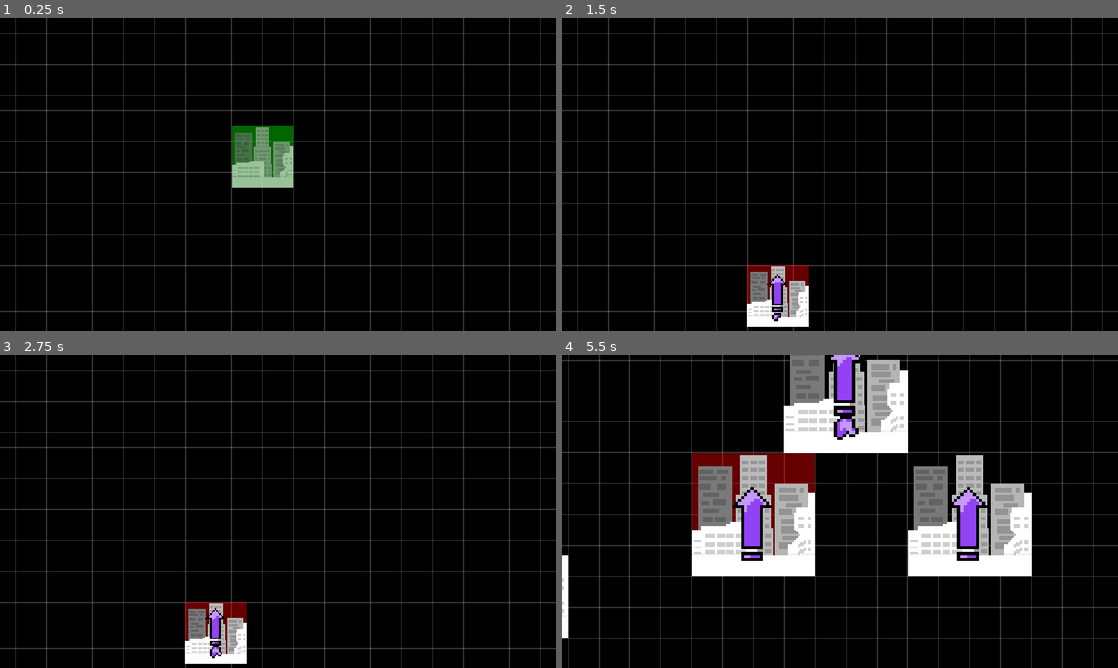
Above: before the commit, frames 1-4 (two rows, left to right).
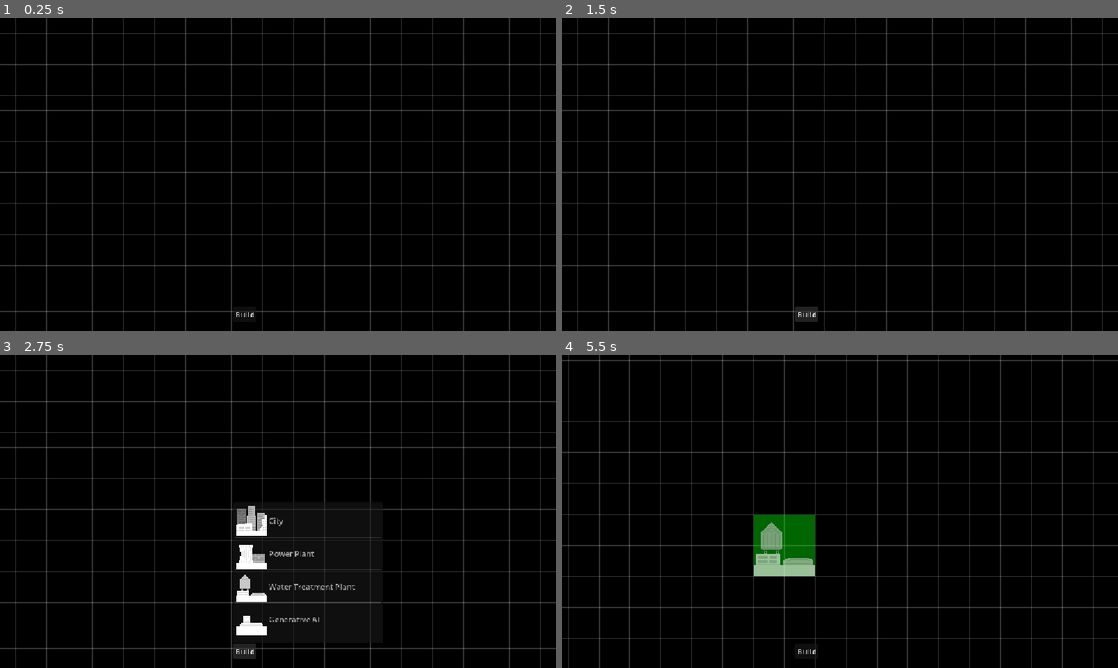
Above: after the commit, the same moments.

Repository: CarlinoCalogero/architect-of-intelligence-board-game
Game: Godot game, scene res://levels/board.tscn
Same seed, same stepped clock (60 frames per second), same inputs: the game is played once before the commit and once after it.
Inputs (mouse positions are in pixels of both pictures, inside the frame that each line leads up to):
- Up to frame 1 (0.25 s): no input
- Up to frame 2 (1.5 s): click (806, 315) at 0.5 s, where only the run after the commit has a clickable "Build"; click (806, 315) at 1.25 s, where only the run after the commit has a clickable "Build"
- Up to frame 3 (2.75 s): click (244, 652) at 2 s, where only the run after the commit has a clickable "Build"
- Up to frame 4 (5.5 s): move the mouse to (962, 495) at 2.77 s; press the mouse at (962, 495) at 2.78 s; move the mouse to (728, 527) at 3.52 s; release the mouse at (728, 527) at 3.53 s; tap Mouse wheel down (scroll_down) at 3.6 s; click (728, 527) at 3.67 s; move the mouse to (895, 442) at 4.27 s; hold Mouse wheel up (scroll_up) 4.28-5.03 s; click (895, 442) at 4.42 s; move the mouse to (812, 574) at 5.02 s; click (812, 574) at 5.1 s

The runs differ from the first frame. In frame 1, 2.2% of the frame differs, in the area x 41-53%, y 34-96%; in frame 2, 2.1%; in frame 3, 3.7%; in frame 4, 21%, in the area x 0-85%, y 0-96%.

Commit message:
added build button and limited builds

Diff:
--- /dev/null
+++ b/domain/structure_resource.gd
@@ -0,0 +1,22 @@
+@tool
+class_name StructureResource
+extends Resource
+
+@export var name: String
+@export var texture: Texture2D
+
+@export var is_building_limited: bool = false:
+	set(value):
+		is_building_limited = value
+		# Forces the Inspector to immediately refresh when you click the checkbox
+		notify_property_list_changed()
+
+@export var limit_amount: int = 1
+
+func _validate_property(property: Dictionary) -> void:
+	# Check if the Inspector is currently trying to draw the "limit_amount" variable
+	if property.name == "limit_amount":
+		if not is_building_limited:
+			# Hide it from the editor, but keep PROPERTY_USAGE_STORAGE so it
+			# doesn't delete your saved data if you accidentally uncheck the box
+			property.usage = PROPERTY_USAGE_STORAGE
--- a/levels/board.tscn
+++ b/levels/board.tscn
@@ -1,12 +1,49 @@
 [gd_scene format=3 uid="uid://nc0lebj58olw"]
 
+[ext_resource type="PackedScene" uid="uid://flb4i7rwdk5e" path="res://system/build_utility.tscn" id="1_bd7e4"]
 [ext_resource type="PackedScene" uid="uid://dm7kygw83oiwf" path="res://system/grid_placement_system.tscn" id="1_j4gyj"]
+[ext_resource type="Script" uid="uid://dsgv5s4ki0om6" path="res://domain/structure_resource.gd" id="2_ict30"]
 [ext_resource type="Texture2D" uid="uid://b815wo5o7yxc4" path="res://sprites/meeples/city.png" id="2_lkk7k"]
 [ext_resource type="PackedScene" uid="uid://2ryqi3lk7cc2" path="res://system/game_camera.tscn" id="3_bd7e4"]
+[ext_resource type="Texture2D" uid="uid://bd8yqo1b7b5v8" path="res://sprites/meeples/power_plant.png" id="4_5qn5g"]
+[ext_resource type="Texture2D" uid="uid://bq2j3701eyief" path="res://sprites/meeples/water_treatment_plant.png" id="5_hixa1"]
+[ext_resource type="Texture2D" uid="uid://c7ytwllm1dwyq" path="res://sprites/meeples/generative_ai_no_tier.png" id="6_b7agx"]
+
+[sub_resource type="Resource" id="Resource_hixa1"]
+script = ExtResource("2_ict30")
+name = "City"
+texture = ExtResource("2_lkk7k")
+metadata/_custom_type_script = "uid://dsgv5s4ki0om6"
+
+[sub_resource type="Resource" id="Resource_b7agx"]
+script = ExtResource("2_ict30")
+name = "Power Plant"
+texture = ExtResource("4_5qn5g")
+metadata/_custom_type_script = "uid://dsgv5s4ki0om6"
+
+[sub_resource type="Resource" id="Resource_2ph8u"]
+script = ExtResource("2_ict30")
+name = "Water Treatment Plant"
+texture = ExtResource("5_hixa1")
+metadata/_custom_type_script = "uid://dsgv5s4ki0om6"
+
+[sub_resource type="Resource" id="Resource_hqrjl"]
+script = ExtResource("2_ict30")
+name = "Generative AI"
+texture = ExtResource("6_b7agx")
+is_building_limited = true
+metadata/_custom_type_script = "uid://dsgv5s4ki0om6"
 
 [node name="Board" type="Node2D" unique_id=2078254691]
 
+[node name="CanvasLayer" type="CanvasLayer" parent="." unique_id=119603362]
+
+[node name="BuildUtility" parent="CanvasLayer" unique_id=1670495257 node_paths=PackedStringArray("grid_placememt_system") instance=ExtResource("1_bd7e4")]
+offset_right = -1152.0
+offset_bottom = -648.0
+grid_placememt_system = NodePath("../../GridPlacementSystem")
+buildable_structures = Array[ExtResource("2_ict30")]([SubResource("Resource_hixa1"), SubResource("Resource_b7agx"), SubResource("Resource_2ph8u"), SubResource("Resource_hqrjl")])
+
 [node name="GridPlacementSystem" parent="." unique_id=994121627 instance=ExtResource("1_j4gyj")]
-building_texture = ExtResource("2_lkk7k")
 
 [node name="GameCamera" parent="." unique_id=600219500 instance=ExtResource("3_bd7e4")]
--- /dev/null
+++ b/system/build_utility.gd
@@ -0,0 +1,53 @@
+class_name BuildUtility
+extends Control
+
+@export var grid_placememt_system: GridPlacementSystem
+@export var buildable_structures: Array[StructureResource]
+
+@onready var item_list: ItemList = $ItemList
+
+var last_built_item_index: int = -1
+var built_structures_tracker: Dictionary = {}
+
+func _ready():
+	assert(grid_placememt_system, "No active placement system")
+	grid_placememt_system.structure_built.connect(_on_structure_built)
+	item_list.hide()
+	_populate_item_list()
+
+func _populate_item_list():
+	for structure in buildable_structures:
+		var item_index: int = item_list.add_item(structure.name, structure.texture)
+		item_list.set_item_metadata(item_index, structure)
+
+func toggle_structures_item_list():
+	item_list.visible = not item_list.visible
+
+func _reset():
+	last_built_item_index = -1
+
+func _on_button_pressed() -> void:
+	toggle_structures_item_list()
+
+func _on_item_list_item_clicked(index: int, at_position: Vector2, mouse_button_index: int) -> void:
+	last_built_item_index = index
+	var structure: StructureResource = item_list.get_item_metadata(index)
+	grid_placememt_system.set_building(structure.texture)
+	item_list.hide()
+
+func _on_structure_built() -> void:
+	if last_built_item_index < 0 or last_built_item_index >= item_list.item_count:
+		return
+
+	var structure: StructureResource = item_list.get_item_metadata(last_built_item_index)
+
+	if structure.is_building_limited:
+		if not built_structures_tracker.has(structure.name):
+			built_structures_tracker[structure.name] = 0
+
+		built_structures_tracker[structure.name] += 1
+
+		if built_structures_tracker[structure.name] >= structure.limit_amount:
+			item_list.remove_item(last_built_item_index)
+
+	last_built_item_index = -1
--- /dev/null
+++ b/system/build_utility.tscn
@@ -0,0 +1,32 @@
+[gd_scene format=3 uid="uid://flb4i7rwdk5e"]
+
+[ext_resource type="Script" uid="uid://cadjtrn7f4p60" path="res://system/build_utility.gd" id="1_v3wlj"]
+
+[node name="BuildUtility" type="Control" unique_id=1670495257]
+layout_mode = 3
+anchors_preset = 15
+anchor_right = 1.0
+anchor_bottom = 1.0
+grow_horizontal = 2
+grow_vertical = 2
+script = ExtResource("1_v3wlj")
+metadata/_edit_use_anchors_ = true
+
+[node name="Button" type="Button" parent="." unique_id=1922952533]
+layout_mode = 0
+offset_left = 483.0
+offset_top = 598.0
+offset_right = 531.0
+offset_bottom = 629.0
+text = "Build"
+
+[node name="ItemList" type="ItemList" parent="." unique_id=707975690]
+layout_mode = 1
+offset_left = 483.0
+offset_top = 305.0
+offset_right = 794.0
+offset_bottom = 597.0
+fixed_icon_size = Vector2i(64, 64)
+
+[connection signal="pressed" from="Button" to="." method="_on_button_pressed"]
+[connection signal="item_clicked" from="ItemList" to="." method="_on_item_list_item_clicked"]
--- a/system/grid_placement_system.gd
+++ b/system/grid_placement_system.gd
@@ -1,10 +1,14 @@
 class_name GridPlacementSystem
 extends Node2D
 
+signal structure_built
+
 @onready var ground_tile_map_layer: TileMapLayer = $GroundTileMapLayer
-@onready var placement_preview_sprite_2d: Sprite2D = $PlacementPreviewSprite2D
+@onready var built_structures: Node2D = $BuiltStructures
 
-@export var building_texture: Texture2D
+@onready var placement_preview: Node2D = $PlacementPreview
+@onready var placement_preview_color_rect: ColorRect = $PlacementPreview/ColorRect
+@onready var placement_preview_sprite_2d: Sprite2D = $PlacementPreview/Sprite2D
 
 @export_group("Grid Visuals")
 @export var draw_grid_lines: bool = true
@@ -13,6 +17,8 @@
 
 const STRUCTURE_RESOURCE: Resource = preload("res://system/structure.tscn")
 
+var is_enabled: bool = false
+var building_texture: Texture2D
 var footprint: Array[Vector2i] = []
 var visual_offset: Vector2 = Vector2.ZERO
 
@@ -20,49 +26,22 @@
 var occupied_cells: Dictionary = {}
 
 func _ready() -> void:
-	if building_texture:
-		set_building(building_texture)
-
+	_reset()
 	get_viewport().size_changed.connect(queue_redraw)
 
-func set_building(new_texture: Texture2D) -> void:
-	building_texture = new_texture
-	placement_preview_sprite_2d.texture = building_texture
+func _process(_delta: float) -> void:
+	if not is_enabled:
+		return
 
-	placement_preview_sprite_2d.modulate = Color(1, 1, 1, 0.6)
-
-	var tile_size = ground_tile_map_layer.tile_set.tile_size
-	var tex_size = building_texture.get_size()
-
-	var tiles_wide = max(1, int(tex_size.x / tile_size.x))
-	var tiles_tall = max(1, int(tex_size.y / tile_size.y))
-
-	footprint.clear()
-	for x in range(tiles_wide):
-		for y in range(tiles_tall):
-			footprint.append(Vector2i(-x, -y))
-
-	var offset_x = -(tiles_wide - 1) * tile_size.x / 2.0
-	var offset_y = -(tiles_tall - 1) * tile_size.y / 2.0
-	visual_offset = Vector2(offset_x, offset_y)
-
-func _process(_delta: float) -> void:
-	var mouse_pos = get_global_mouse_position()
-	current_grid_pos = ground_tile_map_layer.local_to_map(mouse_pos)
-
-	placement_preview_sprite_2d.global_position = ground_tile_map_layer.map_to_local(current_grid_pos) + visual_offset
+	_compute_placement_preview()
 
 	# Tell Godot to run the _draw() function this frame so the highlights follow the mouse
 	queue_redraw()
 
-func _is_footprint_clear(base_pos: Vector2i) -> bool:
-	for offset in footprint:
-		var check_pos = base_pos + offset
-		if occupied_cells.has(check_pos):
-			return false
-	return true
+func _unhandled_input(event: InputEvent) -> void:
+	if not is_enabled:
+		return
 
-func _unhandled_input(event: InputEvent) -> void:
 	if event.is_action_pressed("place_structure"):
 		_place_building()
 
@@ -72,12 +51,15 @@
 
 	var structure_node = STRUCTURE_RESOURCE.instantiate()
 	structure_node.global_position = ground_tile_map_layer.map_to_local(current_grid_pos) + visual_offset
-	add_child(structure_node)
+	built_structures.add_child(structure_node)
 	structure_node.texture = building_texture
 
 	for offset in footprint:
 		var claim_pos = current_grid_pos + offset
 		occupied_cells[claim_pos] = structure_node
+
+	_reset()
+	emit_signal("structure_built")
 
 func _draw() -> void:
 	if ground_tile_map_layer.tile_set == null:
@@ -103,18 +85,79 @@
 			var end_point = Vector2(total_width, y * tile_size.y)
 			draw_line(start_point, end_point, grid_color, grid_line_thickness)
 
+func set_building(new_texture: Texture2D) -> void:
+	building_texture = new_texture
+	placement_preview_sprite_2d.texture = building_texture
+	placement_preview_sprite_2d.modulate = Color(1, 1, 1, 0.6)
+
+	var tile_size = ground_tile_map_layer.tile_set.tile_size
+	var tex_size = building_texture.get_size()
+
+	var tiles_wide = max(1, int(tex_size.x / tile_size.x))
+	var tiles_tall = max(1, int(tex_size.y / tile_size.y))
+
+	footprint.clear()
+	for x in range(tiles_wide):
+		for y in range(tiles_tall):
+			footprint.append(Vector2i(-x, -y))
+
+	var offset_x = -(tiles_wide - 1) * tile_size.x / 2.0
+	var offset_y = -(tiles_tall - 1) * tile_size.y / 2.0
+	visual_offset = Vector2(offset_x, offset_y)
+
+	_enable()
+
+func _is_footprint_clear(base_pos: Vector2i) -> bool:
+	for offset in footprint:
+		var check_pos = base_pos + offset
+		if occupied_cells.has(check_pos):
+			return false
+	return true
+
+func _compute_placement_preview():
+	var mouse_pos = get_global_mouse_position()
+	current_grid_pos = ground_tile_map_layer.local_to_map(mouse_pos)
+
+	placement_preview.global_position = ground_tile_map_layer.map_to_local(current_grid_pos) + visual_offset
+
 	if footprint.size() > 0:
+		placement_preview_color_rect.show()
+
+		# Set the color (Green for clear, Red for blocked)
 		var is_clear = _is_footprint_clear(current_grid_pos)
-		var highlight_color = Color(0, 1, 0, 0.4) if is_clear else Color(1, 0, 0, 0.4)
+		placement_preview_color_rect.color = Color(0, 1, 0, 0.4) if is_clear else Color(1, 0, 0, 0.4)
 
+		# Find the extremes of your footprint to create a bounding box
+		var min_x = 0
+		var min_y = 0
 		for offset in footprint:
-			var cell_pos = current_grid_pos + offset
-			var cell_center = ground_tile_map_layer.map_to_local(cell_pos)
+			if offset.x < min_x: min_x = offset.x
+			if offset.y < min_y: min_y = offset.y
 
-			# map_to_local finds the exact center. We must subtract half the tile size
-			# to find the top-left corner so draw_rect() aligns perfectly inside the grid lines.
-			var top_left = cell_center - (Vector2(tile_size) / 2.0)
-			var rect = Rect2(top_left, tile_size)
+		# Calculate the top-left pixel position
+		var top_left_cell_pos = current_grid_pos + Vector2i(min_x, min_y)
+		var tile_size = ground_tile_map_layer.tile_set.tile_size
 
-			# "true" at the end tells Godot to fill the rectangle solidly with color
-			draw_rect(rect, highlight_color, true)
+		var top_left_cell_center = ground_tile_map_layer.map_to_local(top_left_cell_pos)
+		var top_left_pixel = top_left_cell_center - (Vector2(tile_size) / 2.0)
+
+		# Set the Global Position of the ColorRect
+		placement_preview_color_rect.global_position = ground_tile_map_layer.to_global(top_left_pixel)
+
+		# Calculate total size based on how many tiles the footprint spans
+		var tiles_wide = abs(min_x) + 1
+		var tiles_tall = abs(min_y) + 1
+		placement_preview_color_rect.size = Vector2(tiles_wide * tile_size.x, tiles_tall * tile_size.y)
+
+	else:
+		placement_preview_color_rect.hide()
+
+func _enable():
+	is_enabled = true
+	placement_preview.show()
+
+func _reset():
+	footprint.clear()
+	placement_preview.hide()
+	queue_redraw()
+	is_enabled = false
--- a/system/grid_placement_system.tscn
+++ b/system/grid_placement_system.tscn
@@ -11,4 +11,15 @@
 [node name="GroundTileMapLayer" type="TileMapLayer" parent="." unique_id=852588691]
 tile_set = SubResource("TileSet_3v225")
 
-[node name="PlacementPreviewSprite2D" type="Sprite2D" parent="." unique_id=1142186717]
+[node name="BuiltStructures" type="Node2D" parent="." unique_id=1261364443]
+
+[node name="PlacementPreview" type="Node2D" parent="." unique_id=1042321173]
+
+[node name="ColorRect" type="ColorRect" parent="PlacementPreview" unique_id=945824505]
+offset_right = 40.0
+offset_bottom = 40.0
+mouse_filter = 1
+color = Color(1, 1, 1, 0)
+metadata/_edit_use_anchors_ = true
+
+[node name="Sprite2D" type="Sprite2D" parent="PlacementPreview" unique_id=1345342726]
--- a/system/structure.gd
+++ b/system/structure.gd
@@ -13,8 +13,10 @@
 
 const SCALE_PERCENTAGE: float = 0.8
 
+func _ready() -> void:
+	_reset()
+
 func _on_texture_changed() -> void:
-	print("miao")
 	structure_sprite_2d.texture = texture
 
 	if texture != null:
@@ -31,5 +33,8 @@
 
 				if frame_texture != null:
 					original_size = frame_texture.get_size()
-					print("target size: [", target_size, "], original size: [", original_size, "]")
+
 		animated_sprite_2d.scale = (target_size / original_size) * SCALE_PERCENTAGE
+
+func _reset():
+	animated_sprite_2d.hide()
Not shown, added: domain/structure_resource.gd.uid
Not shown, added: system/build_utility.gd.uid
